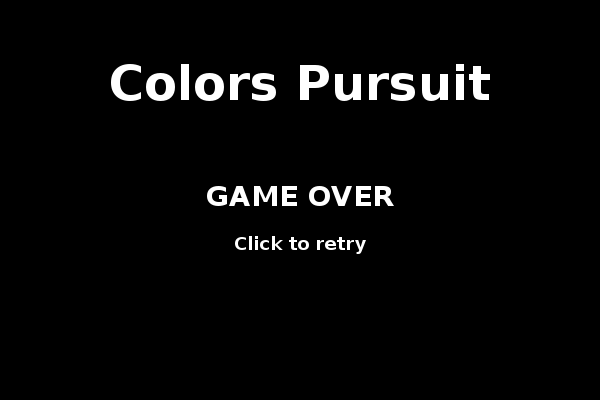
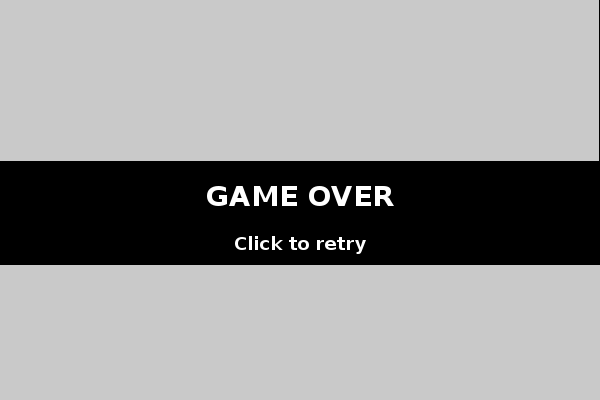
Layered file, before and after one edit (600 × 400). Changes by layer:
renamed "Colors Pursuit" to "grille", painted on it over [0, 0, 599, 161]
renamed "Background" to "background", opacity 100% → 21% over [0, 0, 600, 400]
